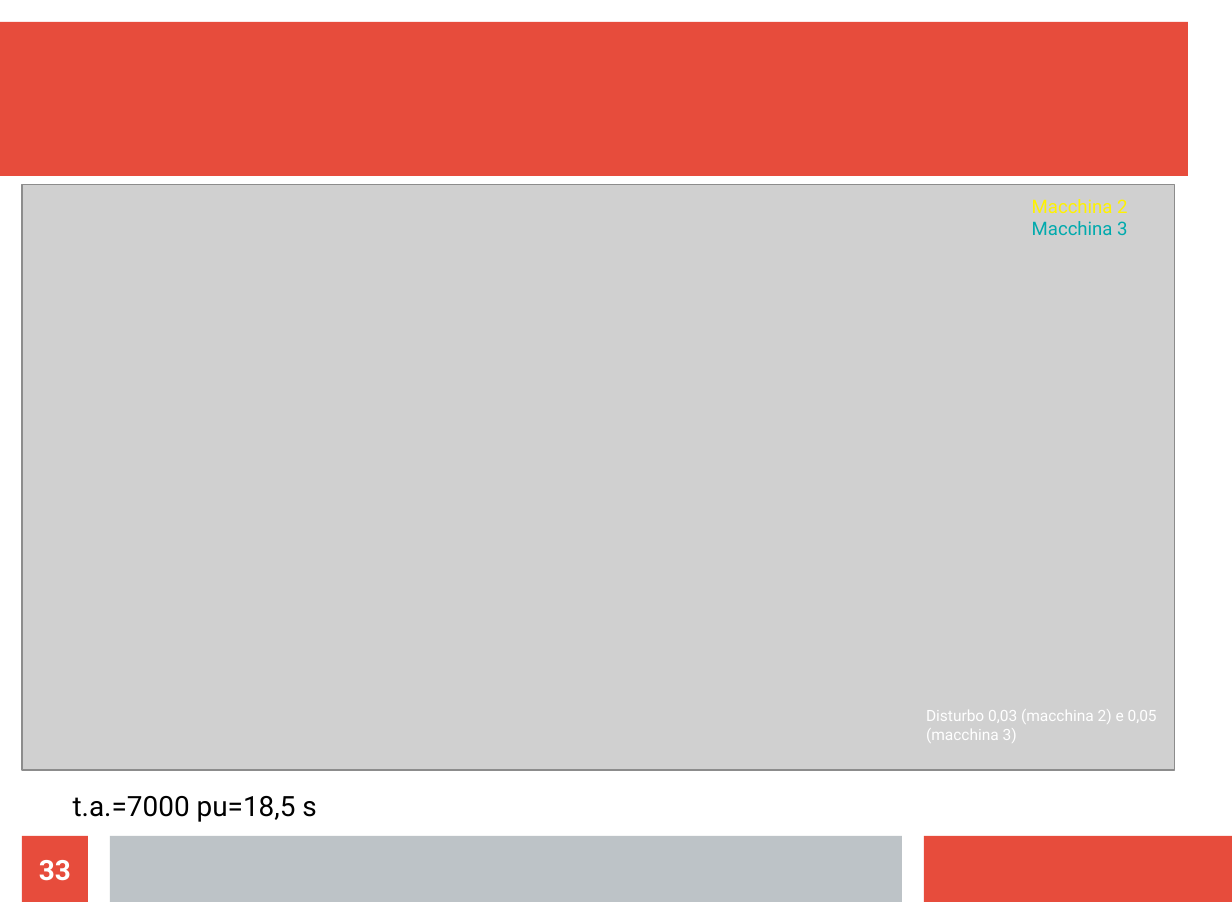
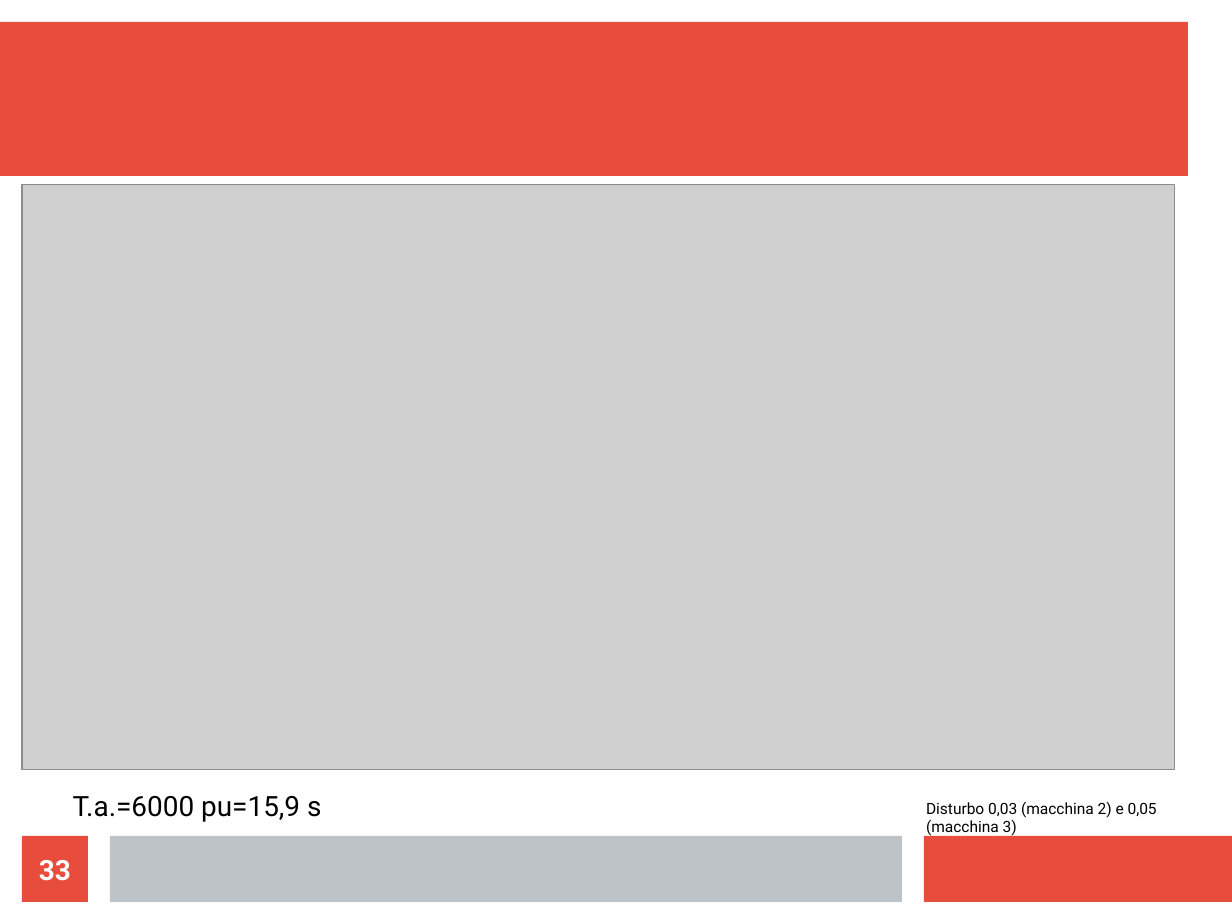
Before and after one commit to LeonardoSalustri/Tesi, a slide deck: slide 33 of Formule_presentazione/Presentazione.odp. Drawn at 1232x924 pixels with LibreOffice and Linux fonts; fonts in the diff are those of the drawing; grey boxes stand for pictures. Boxes give left, top, right and bottom in pixels: in the first picture for what was removed or moved away, otherwise in the second. Text is boxed around its words. In the diff, an @@ line names an element or a change of style, - is before the commit and + after.

```diff
--- a/Formule_presentazione/Presentazione.odp
+++ b/Formule_presentazione/Presentazione.odp
@@ text removed at [1032,199,1127,213] @@
-Macchina 2
@@ text removed at [1032,221,1127,235] @@
-Macchina 3
@@ text at [73,796,321,822]: text changed @@
-t.a.=7000 pu=18,5 s
+T.a.=6000 pu=15,9 s
@@ text "Disturbo 0,03 (macchina 2) e ...": place and size @@
-text "Disturbo 0,03 (macchina 2) e ..." at [926,710,1157,743]
+text "Disturbo 0,03 (macchina 2) e ..." at [926,801,1157,837]
@@ text "Disturbo 0,03 (macchina 2) e ..." at [926,801,1157,837]: text colour #FFFFFF to #000000 @@
```
Also in this commit, not shown: 12 other slides changed, 1 slide added, 1 slide removed, 37 other files.
